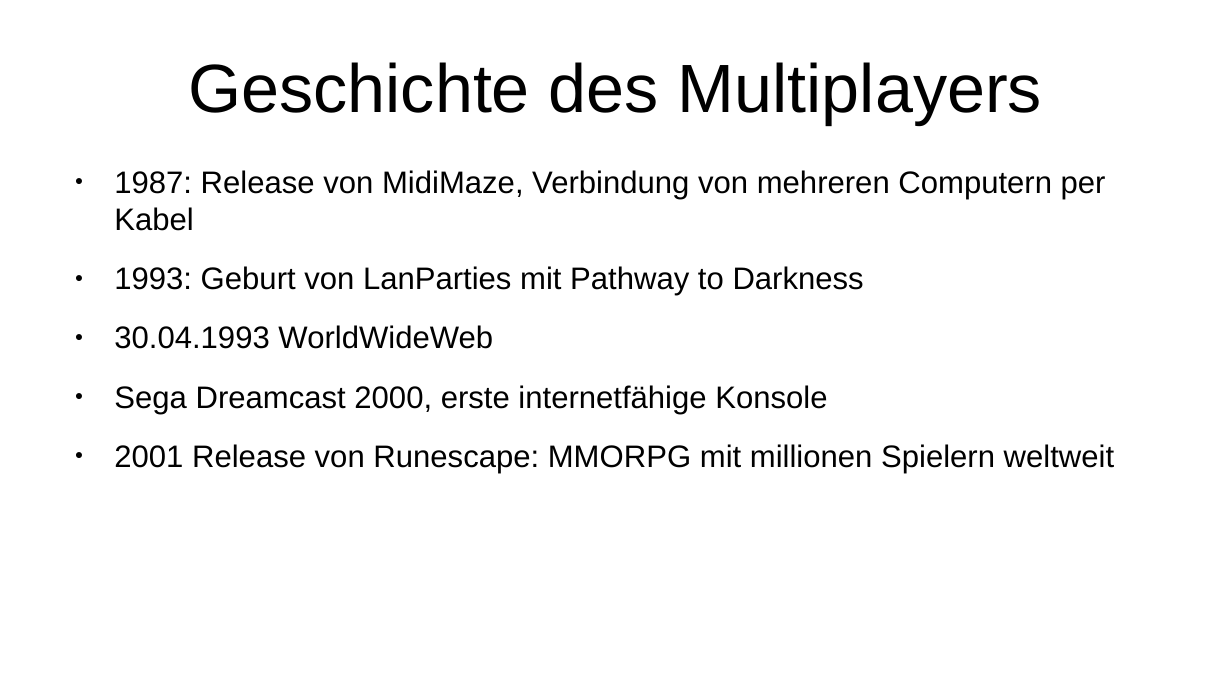
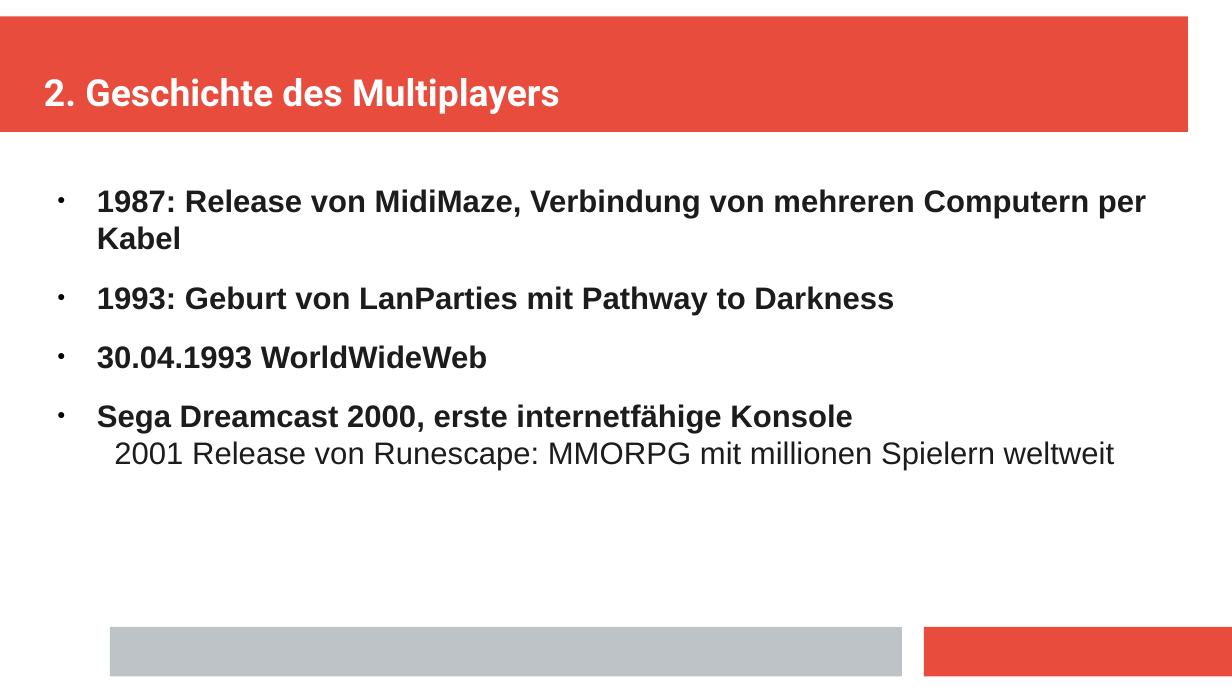
Before and after one commit to Aureumignis/UniStuff, a slide deck: slide 8 of WISE2020/HTiESD/HTiEDS_Praesentation.odp. Drawn at 1232x693 pixels with LibreOffice and Linux fonts; fonts in the diff are those of the drawing. Boxes give left, top, right and bottom in pixels: in the first picture for what was removed or moved away, otherwise in the second. Text is boxed around its words. In the diff, an @@ line names an element or a change of style, - is before the commit and + after.

```diff
--- a/WISE2020/HTiESD/HTiEDS_Praesentation.odp
+++ b/WISE2020/HTiESD/HTiEDS_Praesentation.odp
@@ rectangle added at (0,17,1188,132), fill #E74C3C @@
@@ title "2. Geschichte des Multiplayers" at (44,78,560,114): vertical alignment middle to bottom @@
@@ title at (44,78,560,114): text changed; size 44 to 24 pt; font Arial to Roboto; text colour #000000 to #FFFFFF; bold on @@
-Geschichte des Multiplayers
+2. Geschichte des Multiplayers
@@ text "1987: Release von MidiMaze, Verbindung ...": place and size @@
-text "1987: Release von MidiMaze, Verbindung ..." at (114,170,1114,473)
+text "1987: Release von MidiMaze, Verbindung ..." at (97,189,1146,471)
@@ text "1987: Release von MidiMaze, Verbindung ..." at (97,189,1146,471): text colour #000000 to #1C1C1C; bold on in "1987: Release von MidiMaze, Verbindung von mehreren ...", "1993: Geburt von LanParties mit Pathway to ...", "30.04.1993 WorldWideWeb", "Sega Dreamcast 2000, erste internetfähige Konsole"; bullet ● to none; list level 1 to 3 in "2001 Release von Runescape: MMORPG ..." @@
@@ rectangle added at (110,627,902,676), fill #BDC3C7 @@
@@ rectangle added at (925,627,1232,676), fill #E74C3C @@
```
Also in this commit, not shown: 14 other slides changed, 3 slides added, 1 slide removed.
